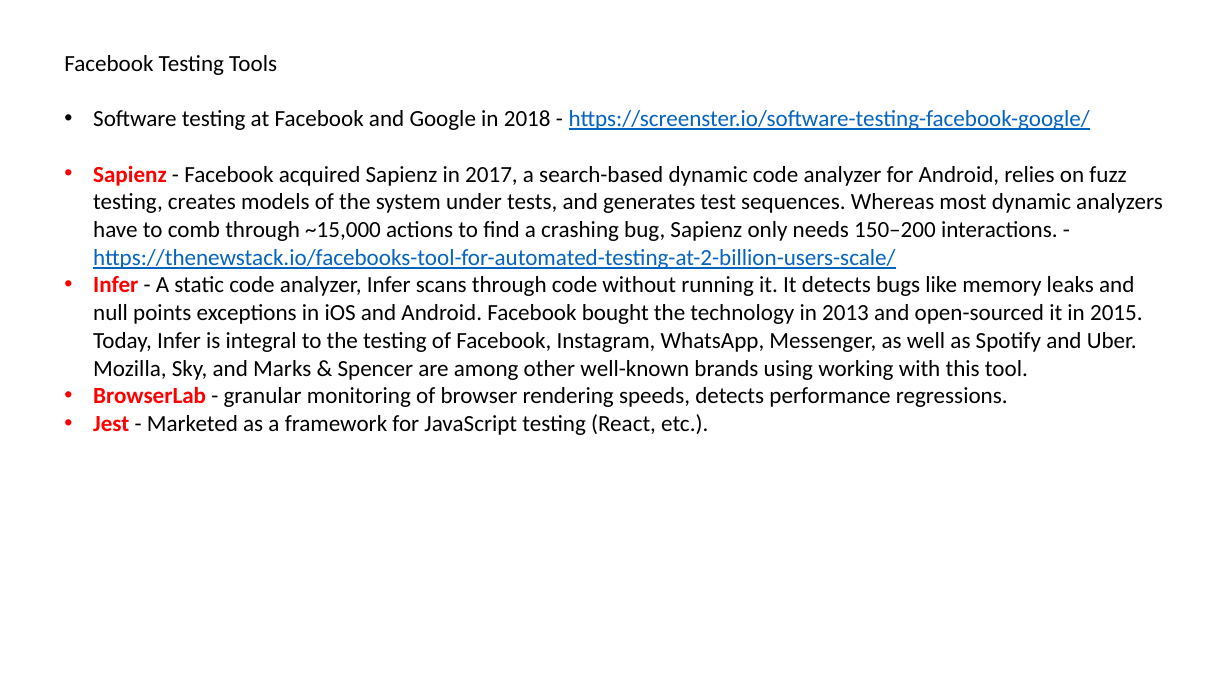
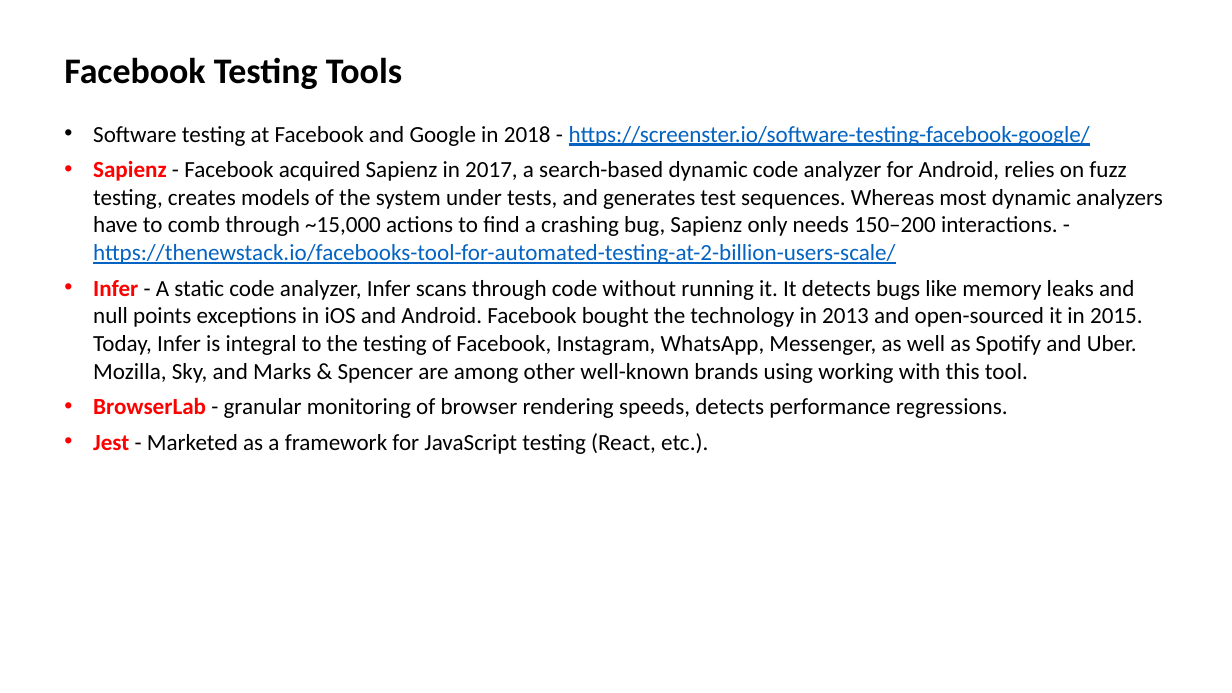
Before and after one commit to lselector/ml_ai_doc, a slide deck: slide 8 of fuzzing.pptx. Drawn at 1232x693 pixels with LibreOffice and Linux fonts; fonts in the diff are those of the drawing. Boxes give left, top, right and bottom in pixels: in the first picture for what was removed or moved away, otherwise in the second. Text is boxed around its words. In the diff, an @@ line names an element or a change of style, - is before the commit and + after.

```diff
--- a/fuzzing.pptx
+++ b/fuzzing.pptx
@@ text "Facebook Testing Tools" at [64,57,1163,454]: size 18 to 28 pt, bold on in "Facebook Testing Tools"; more space between paragraphs @@
```
Also in this commit, not shown: 6 other slides changed.
